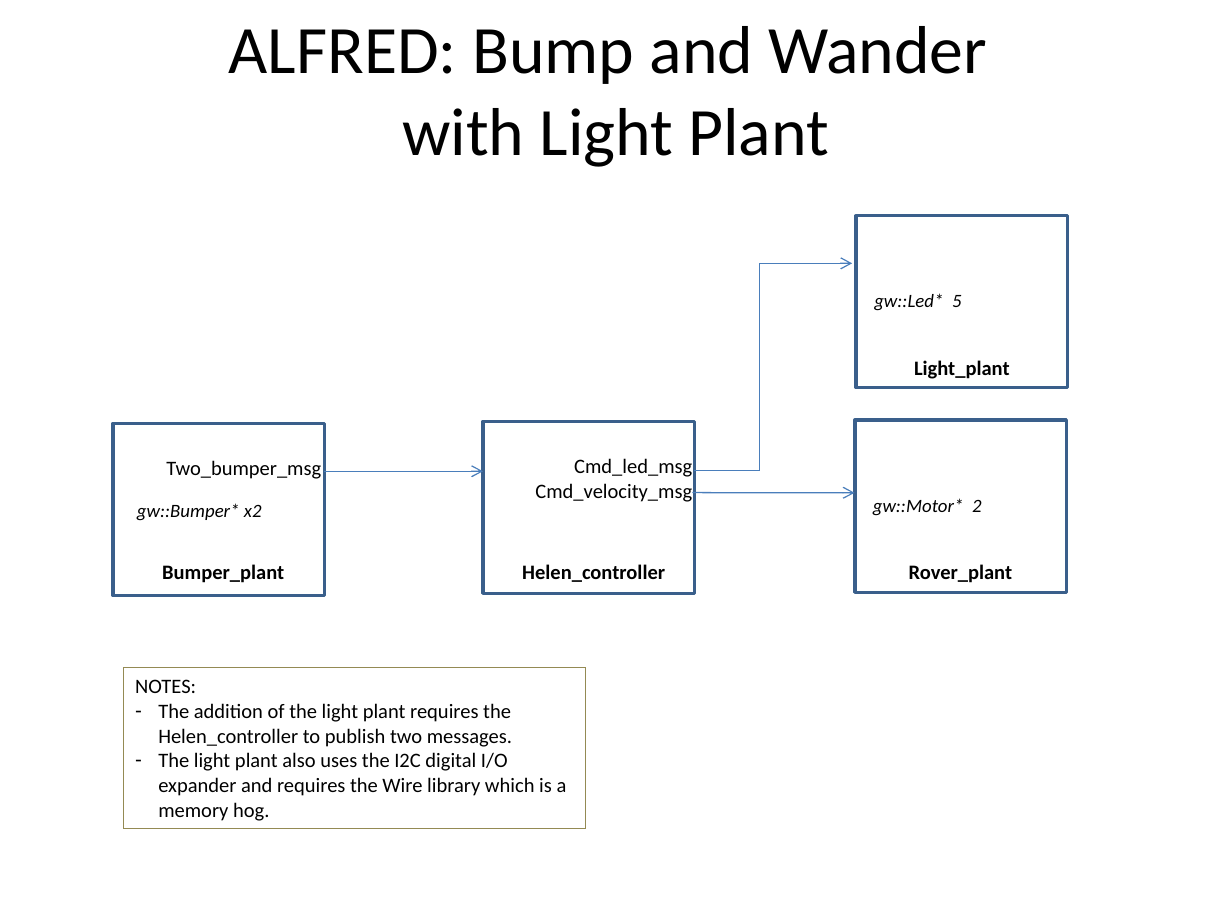
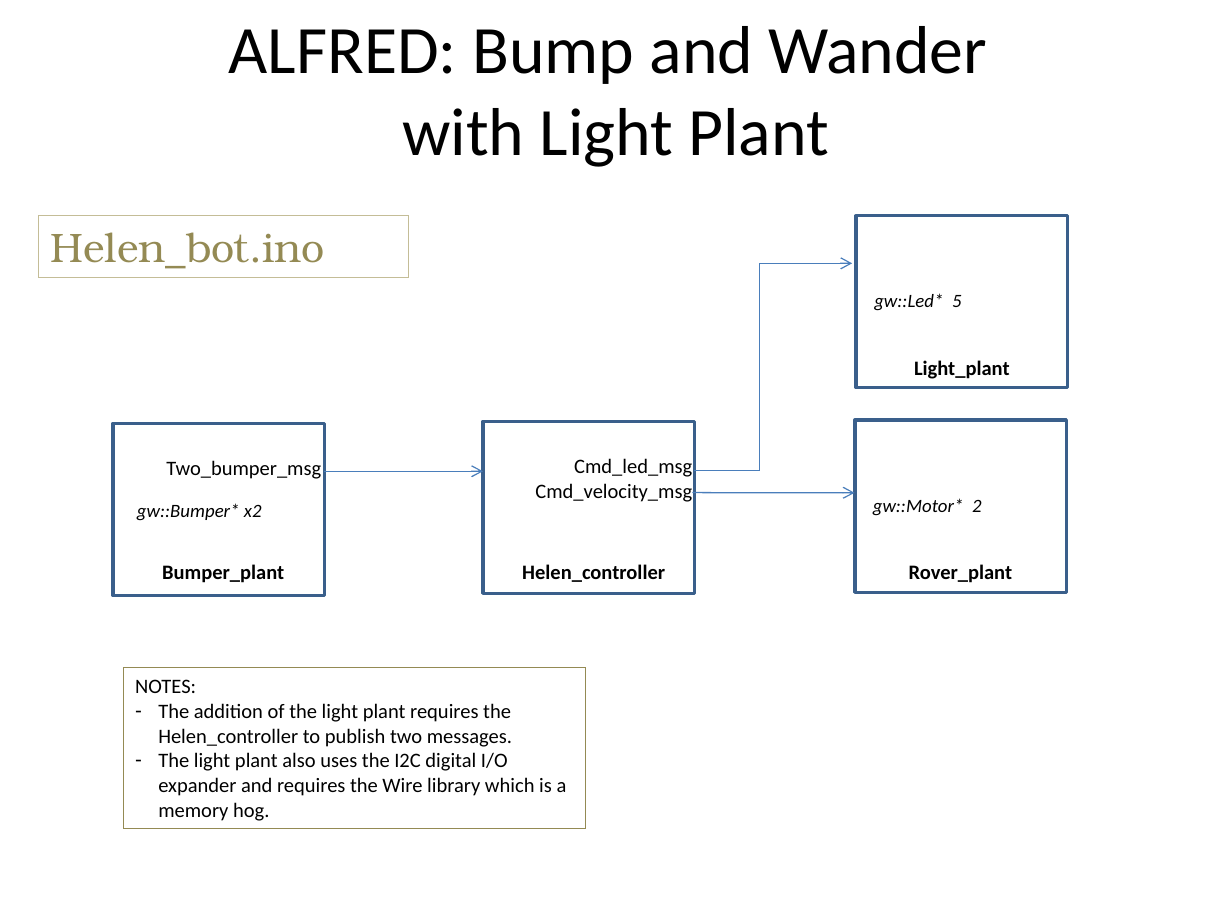
Before and after one commit to zacsketches/Alfred, a slide deck: slide 2 of System_diagrams.pptx. Drawn at 1232x924 pixels with LibreOffice and Linux fonts; fonts in the diff are those of the drawing. Boxes give left, top, right and bottom in pixels: in the first picture for what was removed or moved away, otherwise in the second. Text is boxed around its words. In the diff, an @@ line names an element or a change of style, - is before the commit and + after.

```diff
--- a/System_diagrams.pptx
+++ b/System_diagrams.pptx
@@ rectangle added at [38,216,408,277], outline #C4BD97 0.75 pt, 24 pt, text #948A54 @@
+Helen_bot.ino
```
Also in this commit, not shown: 1 other slide changed, 1 slide added.
